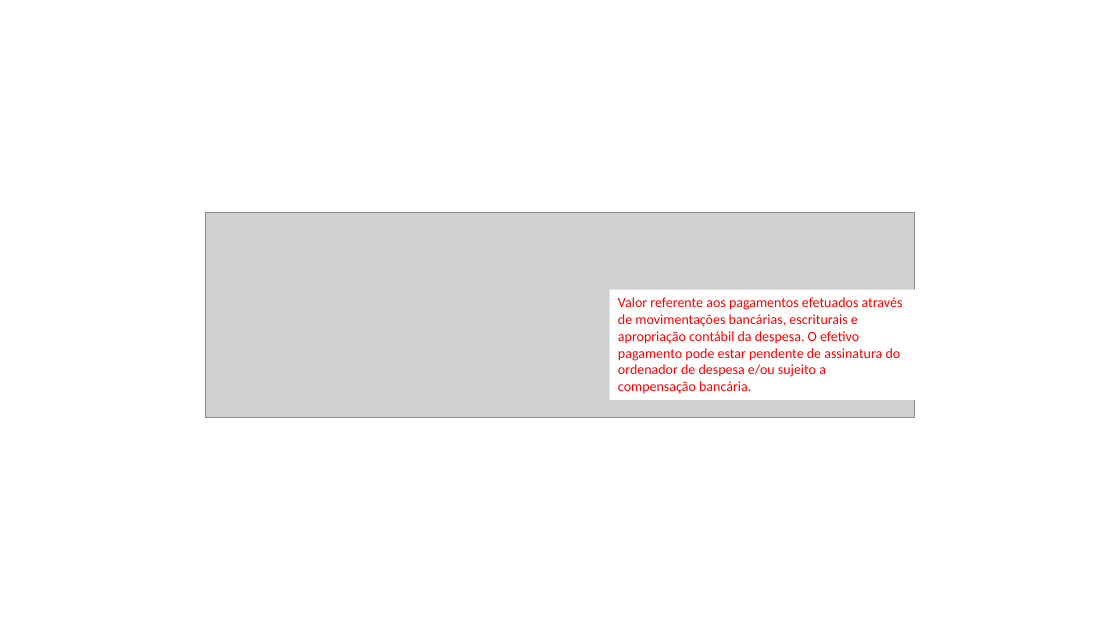
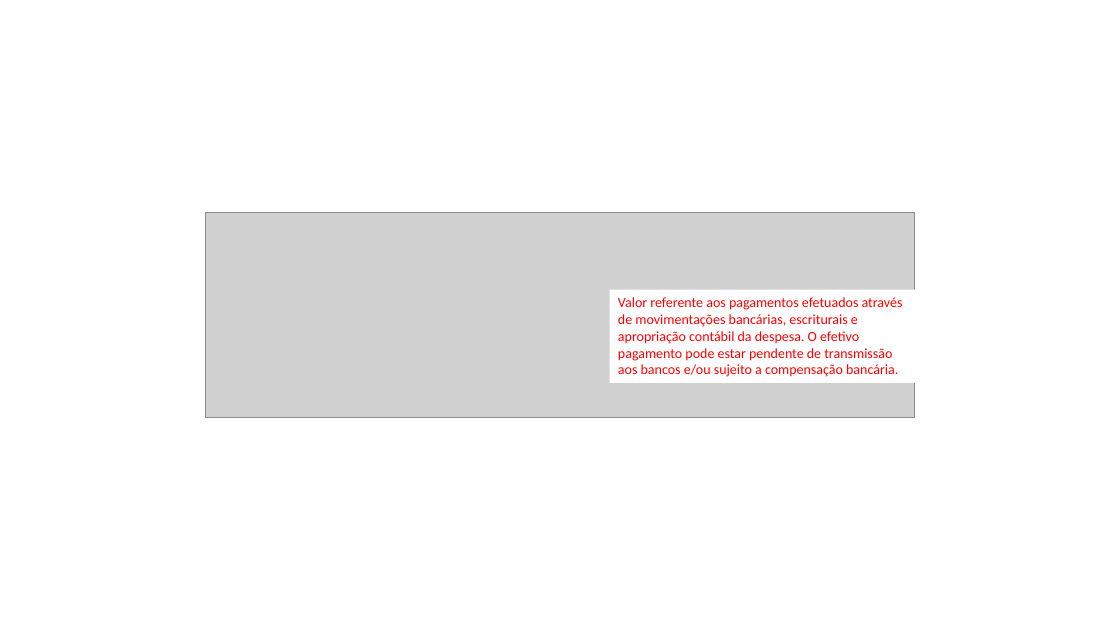
Before and after one commit to transparencia-mg/especificacoes-portal-transparencia, a slide deck: slide 1 of espec011_valor_pago/static/textodascolunas.pptx. Drawn at 1120x630 pixels with LibreOffice and Linux fonts; fonts in the diff are those of the drawing; grey boxes stand for pictures. Boxes give left, top, right and bottom in pixels: in the first picture for what was removed or moved away, otherwise in the second. Text is boxed around its words. In the diff, an @@ line names an element or a change of style, - is before the commit and + after.

```diff
--- a/espec011_valor_pago/static/textodascolunas.pptx
+++ b/espec011_valor_pago/static/textodascolunas.pptx
@@ rectangle "Valor referente aos pagamentos efetuados ..." resized from (x1=610, y1=290, x2=915, y2=400) to (x1=610, y1=290, x2=915, y2=383) @@
@@ text in rectangle at (x1=618, y1=297, x2=903, y2=377): text changed @@
-Valor referente aos pagamentos efetuados através de movimentações bancárias, escriturais e apropriação contábil da despesa. O efetivo pagamento pode estar pendente de assinatura do ordenador de despesa e/ou sujeito a compensação bancária.
+Valor referente aos pagamentos efetuados através de movimentações bancárias, escriturais e apropriação contábil da despesa. O efetivo pagamento pode estar pendente de transmissão aos bancos e/ou sujeito a compensação bancária.
```
Also in this commit, not shown: 1 other slide changed, 7 other files.
